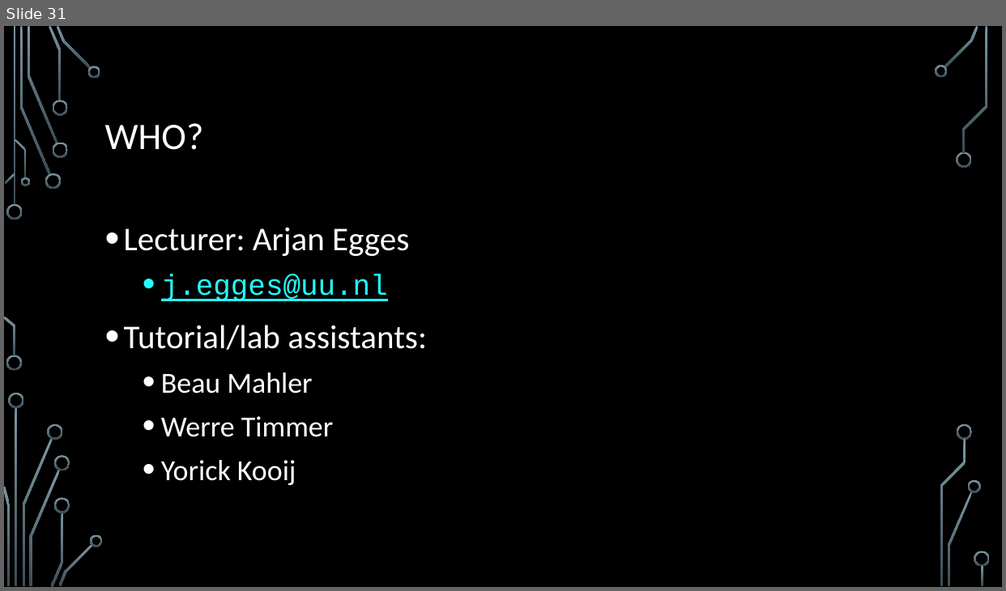
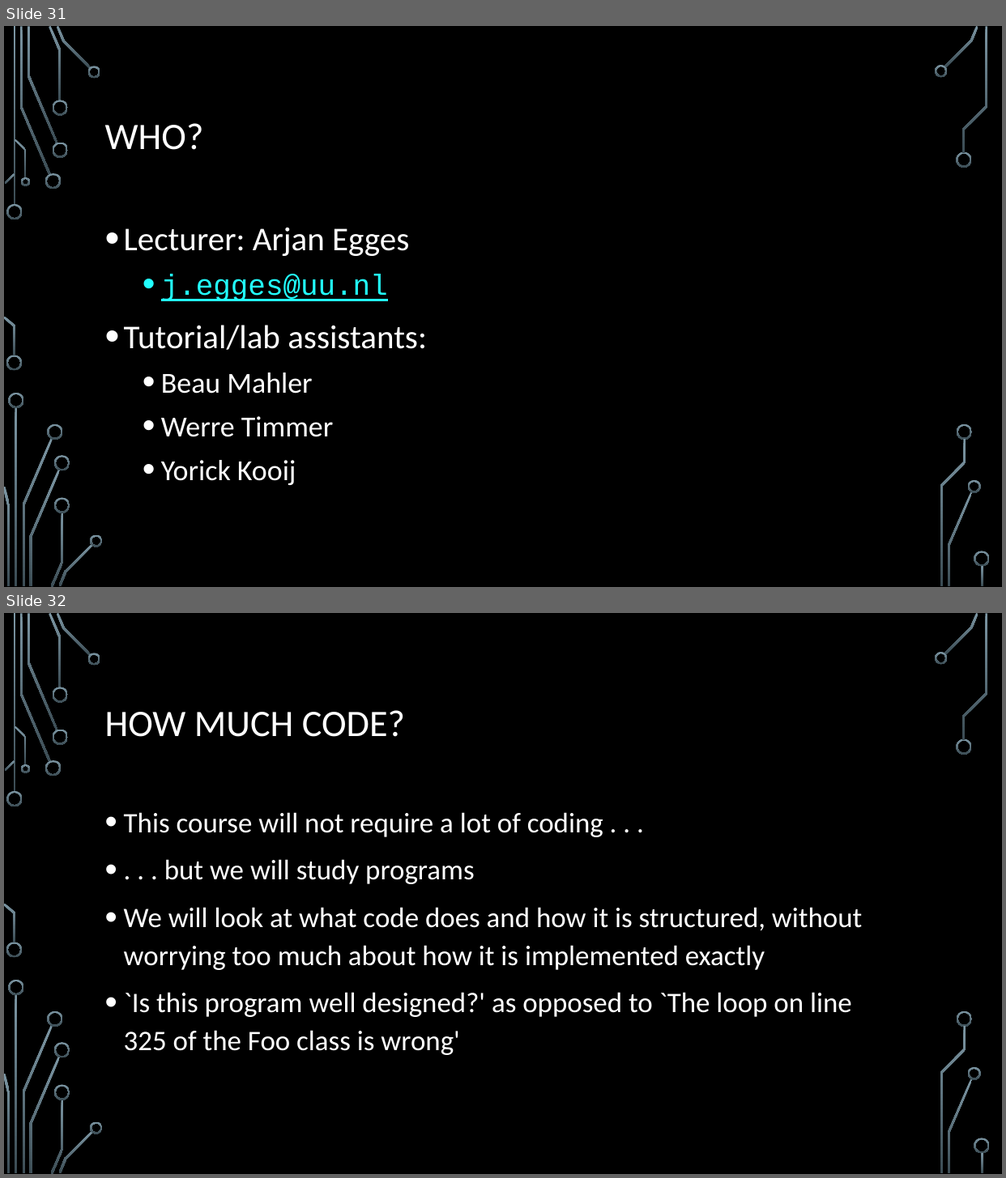
Before and after one commit to egges/mso, a slide deck: slides/introduction.pptx. Shown one above the other, each under a label of ours: slide 31 before the commit, slides 31 and 32 after it. The pictures are 1006x591 and 1006x1178 pixels, drawn with LibreOffice and Linux fonts; fonts in the diff are those of the drawing; background and template pictures are left out. Boxes give left, top, right and bottom in pixels: in the first picture for what was removed or moved away, otherwise in the second. Text is boxed around its words. In the diff, an @@ line names an element or a change of style, - is before the commit and + after.

```diff
--- a/slides/introduction.pptx
+++ b/slides/introduction.pptx
@@ slide 32 added at (x1=4, y1=613, x2=1002, y2=1174), background picture (left out); not listed: 36 template elements that a slide beside it also shows @@
@@ title added at (x1=105, y1=710, x2=405, y2=737), 36 pt, text #FFFFFF @@
+HOW MUCH CODE?
@@ text added at (x1=124, y1=812, x2=862, y2=1055), 27.2 pt, text #FFFFFF @@
+• This course will not require a lot of coding . . .
+• . . . but we will study programs
+• We will look at what code does and how it is structured, without worrying too much about how it is implemented exactly
+• `Is this program well designed?' as opposed to `The loop on line 325 of the Foo class is wrong'
```
Also in this commit, not shown: 3 slides changed, 3 other slides added, 2 other files.
